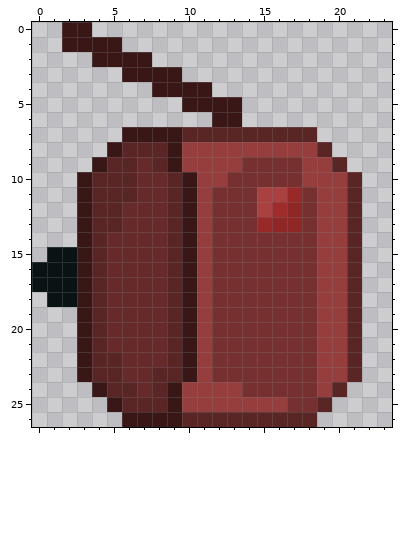
Pixel-art sprite: Take Me to The Water/Assets/Sprite/Ships/motor/motor 2.png. This is how it looked before the edit.
The file is 120x135 pixels, drawn in blocks of 5x5; one block is one cell here. Colours within 5 levels of each other are drawn and written as one.
And afterwards:
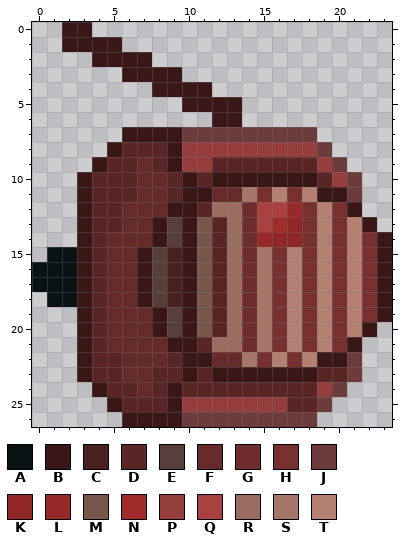
Palette (. is transparent): A #0a1313  B #391717  C #492020  D #592525  E #573e38  F #662a2a  G #6d2d2d  H #763030  J #6c3b3b  K #902727  L #982929  M #78564c  N #a02b2b  P #963e3e  Q #aa4141  R #996d60  S #a67668  T #b48071
Change:
Changed rows in their new state; - is an unchanged pixel.
first column x 7:
 7 ---JJJJJJJJJ-----
 8 ------------J----
 9 -----DDDDDDD-J---
10 ----DBBBBBBBD-J--
11 ----BFFSHTHTBBJ--
12 --B-DRRG-QL-THB--
13 -BE-MDRGQN--THTB-
14 -BE-MDRGLKK-THTHB
15 BEC-MDRGS-T-THTHB
16 BEC-MDRGS-T-THTHB
17 BEC-MDRGS-T-THTHB
18 BEC-MDRGS-T-THTHB
19 -BE-MDRGS-T-THTHB
20 -BE-MDRGS-T-THTB-
21 --B-DRRGS-T-THB--
22 ----BFFS-T-TBBJ--
23 ----DBBBBBBBDDJ--
24 ---DDDDDDDDD-J---
25 ----------DDJ----
26 ---JJJJJJJJJ-----
